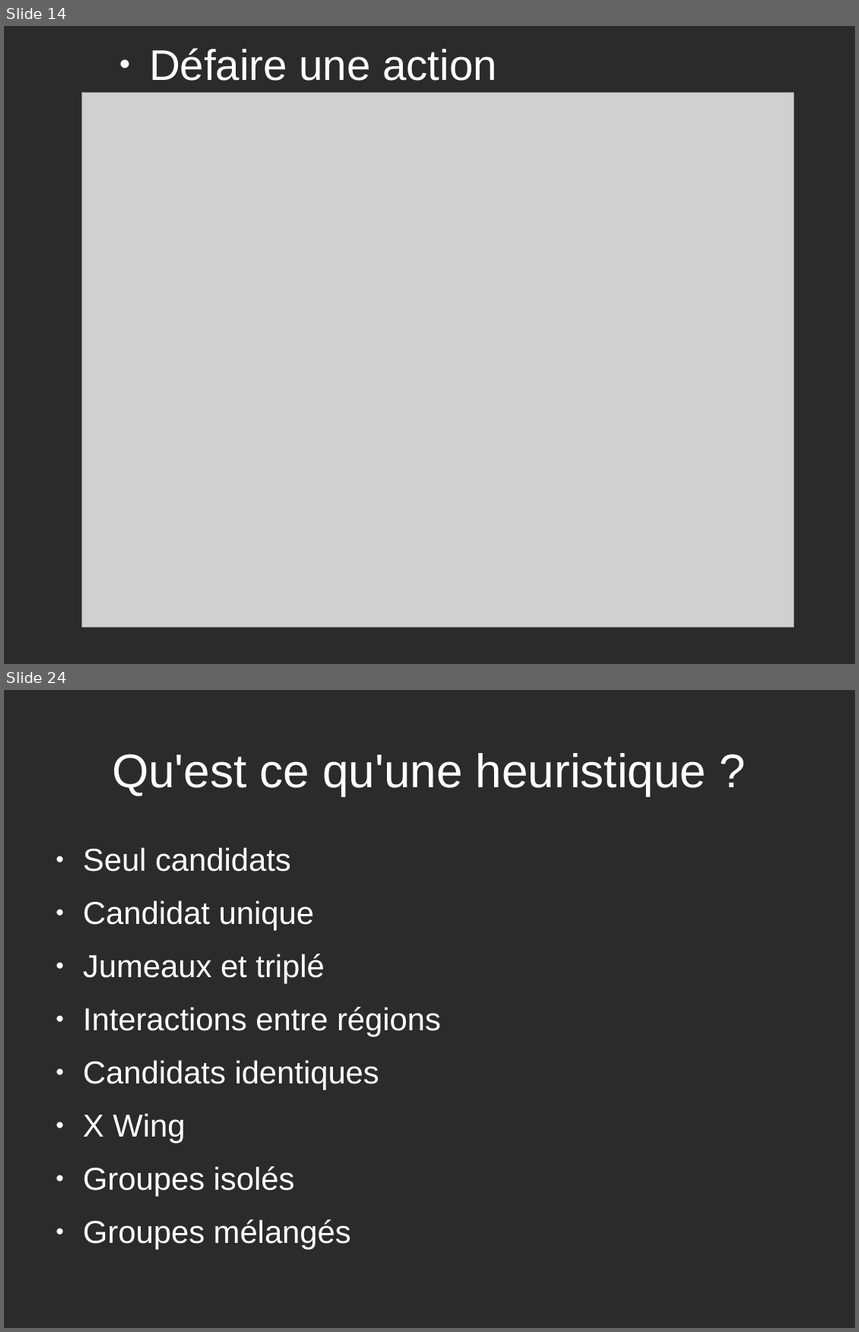
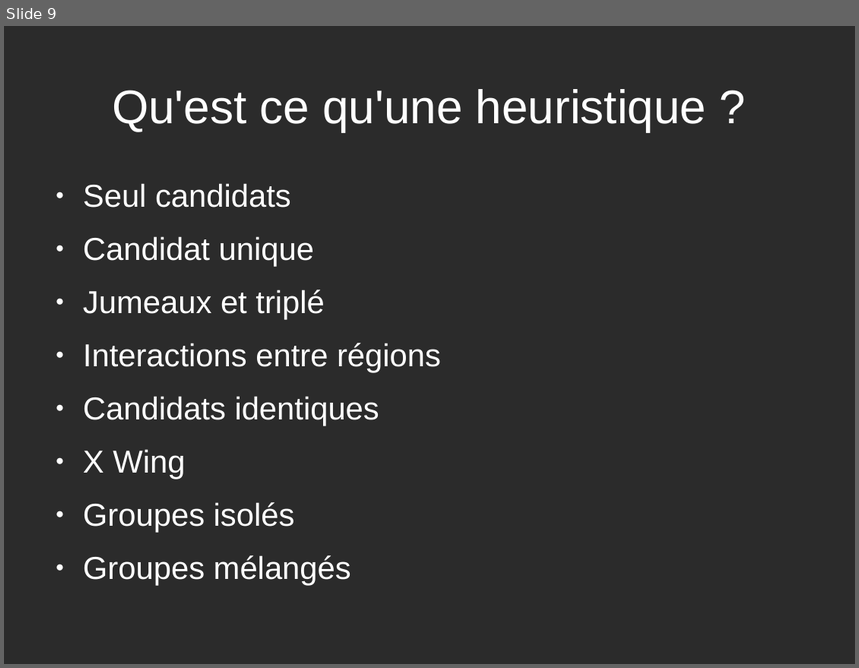
Before and after one commit to yuki1996/Sudoku, a slide deck: rapport/presentation.odp. Shown one above the other, each under a label of ours: slides 14 and 24 before the commit, slide 9 after it; the slides between them are not shown. The pictures are 859x1332 and 859x668 pixels, drawn with LibreOffice and Linux fonts; fonts in the diff are those of the drawing; grey boxes stand for pictures; background and template pictures are left out; a plain dark background stands for a picture behind light text. Boxes give left, top, right and bottom in pixels: in the first picture for what was removed or moved away, otherwise in the second. Text is boxed around its words. In the diff, an @@ line names an element or a change of style, - is before the commit and + after.

```diff
--- a/rapport/presentation.odp
+++ b/rapport/presentation.odp
@@ slide 14 removed at [4,26,855,664], background picture (left out) @@
@@ title removed at [149,48,497,81] @@
-● Défaire une action
@@ picture removed at [82,93,794,629] @@
@@ what was slide 24 is now slide 9 @@
```
Also in this commit, not shown: 3 slides changed, 6 slides added, 19 other slides removed.
